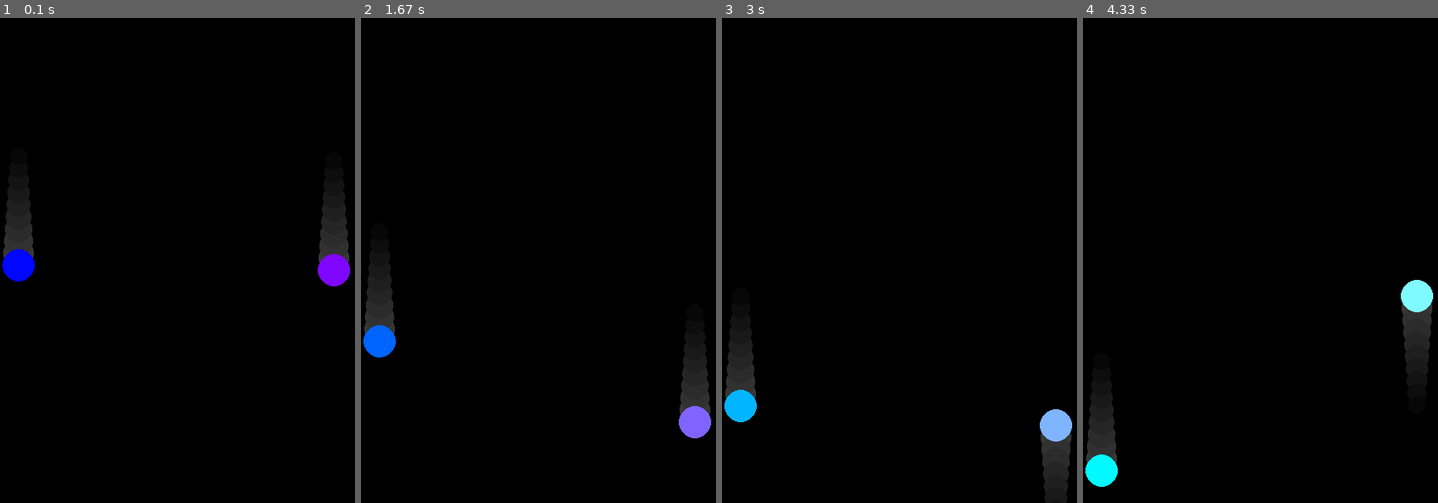
Above: before the commit, frames 1-4 (left to right).
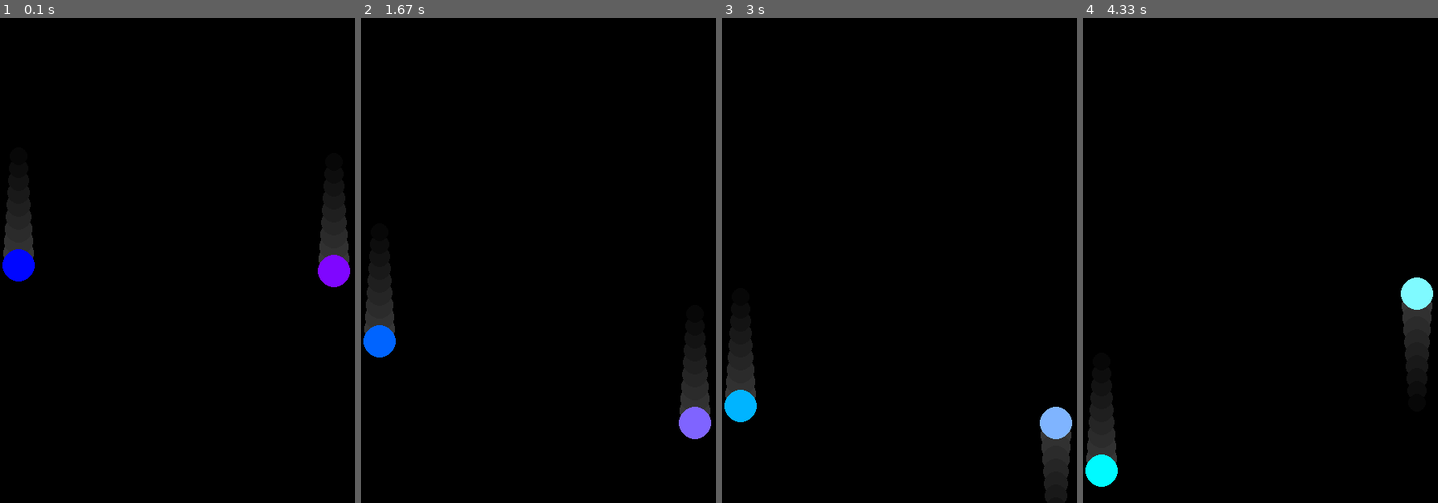
Above: after the commit, the same moments.

Repository: KarinaJadia/Other-Projects
Game: pygame game, started from balls-not-random.py
The game is run twice, just before and just after one commit, with the same random seed, the same clock (stepped at 60 frames per second) and the same inputs.
Inputs:
- Up to frame 1 (0.1 s): type "2 (at the terminal prompt)" at 0 s
- Up to frame 2 (1.67 s): no input
- Up to frame 3 (3 s): no input
- Up to frame 4 (4.33 s): no input

The runs differ from the first frame. In frame 1, less than 0.1% of the frame differs, in the area x 89-99%, y 35-56%; in frame 2, less than 0.1%; in frame 3, 0.1%, in the area x 89-99%, y 80-100%; in frame 4, 0.1%.

Commit message:
made the balls-not-random a little less random

Diff:
--- a/balls-not-random.py
+++ b/balls-not-random.py
@@ -29,7 +29,7 @@
 for _ in range(amount):
     ball = {
         "x": (WIDTH-20)//amount * _ + 23,
-        "y": HEIGHT//2,
+        "y": HEIGHT//2 + _*scale,
         "color": [255//amount * _, 0, 255],
         "speed": [0, 1+_*scale],
         "color_direction": 1,  # allows ball to change colors
--- a/dodgeball.py
+++ b/dodgeball.py
@@ -21,7 +21,7 @@
 balls = []
 
 # player position
-user_ball = {"x": WIDTH/2, "y": HEIGHT/2, "hits":0}
+user_ball = {"x": WIDTH/2, "y": HEIGHT/2, "hits":0, "trail":[(),(),(),(),()]}
 
 # creates the balls as a dictionary
 for _ in range(amount):
